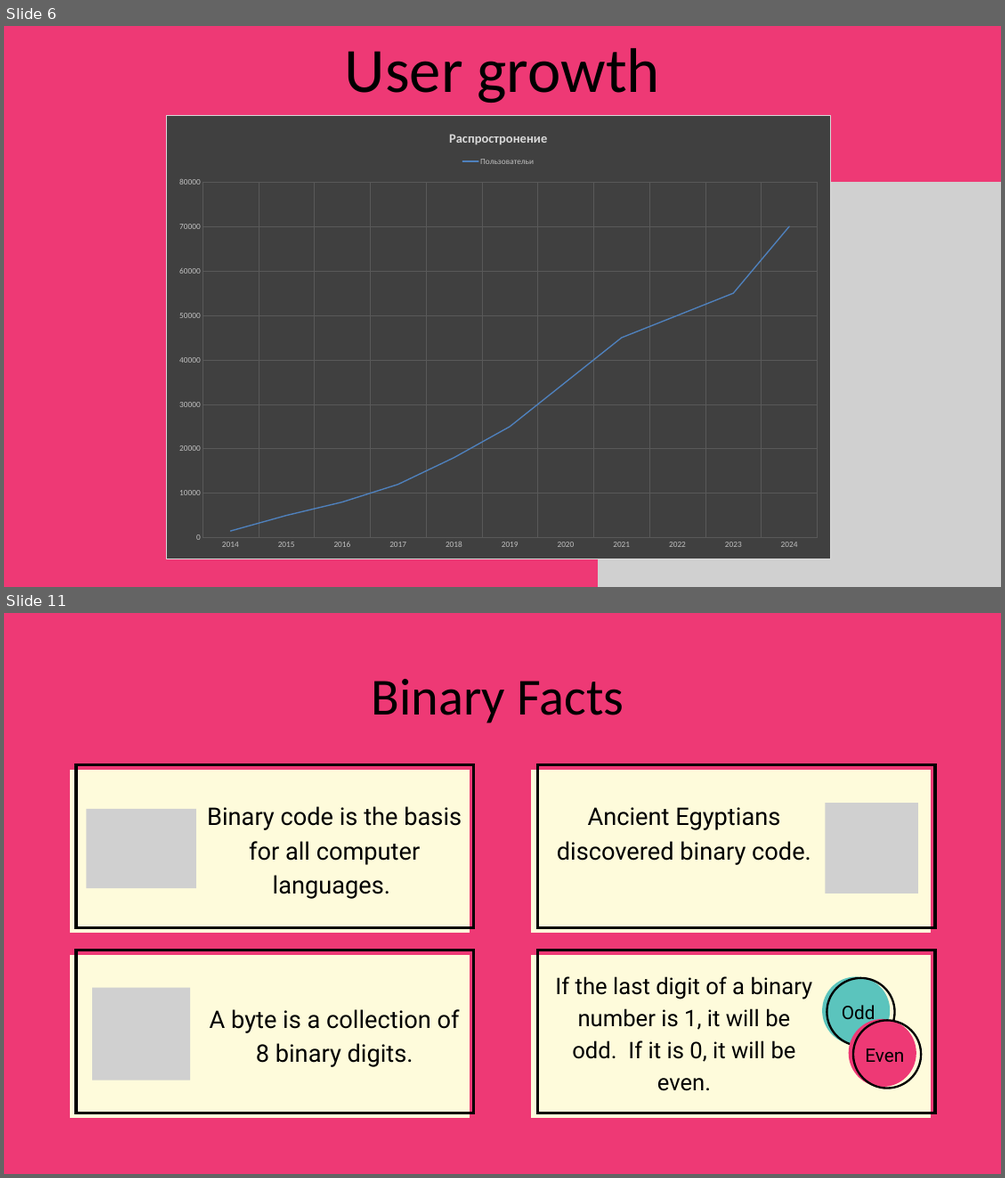
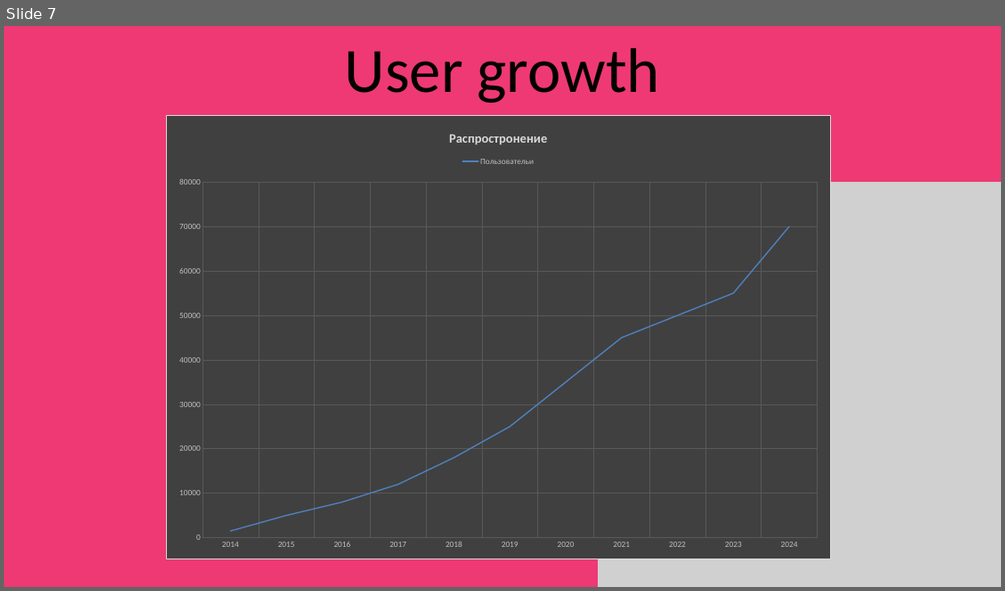
Before and after one commit to NotKiroma/Praktika, a slide deck: Praktika IKT/Day 8.pptx. Shown one above the other, each under a label of ours: slides 6 and 11 before the commit, slide 7 after it; the slides between them are not shown. The pictures are 1005x1178 and 1005x591 pixels, drawn with LibreOffice and Linux fonts; fonts in the diff are those of the drawing; grey boxes stand for pictures. Boxes give left, top, right and bottom in pixels: in the first picture for what was removed or moved away, otherwise in the second. Text is boxed around its words. In the diff, an @@ line names an element or a change of style, - is before the commit and + after.

```diff
--- a/Praktika IKT/Day 8.pptx
+++ b/Praktika IKT/Day 8.pptx
@@ slide 11 removed at (4,613,1001,1174), background #EE3975 @@
@@ text removed at (372,679,623,723) @@
-Binary Facts
@@ freeform shape removed at (70,769,469,932) @@
@@ freeform shape removed at (76,764,474,927) @@
@@ freeform shape removed at (531,769,930,932) @@
@@ freeform shape removed at (537,764,935,927) @@
@@ picture removed at (86,809,196,888) @@
@@ text removed at (207,806,461,899) @@
-Binary code is the basis for all computer languages.
@@ text removed at (557,807,811,865) @@
-Ancient Egyptians discovered binary code.
@@ picture removed at (825,803,918,893) @@
@@ freeform shape removed at (70,955,469,1118) @@
@@ freeform shape removed at (76,950,474,1113) @@
@@ freeform shape removed at (531,955,930,1118) @@
@@ freeform shape removed at (537,950,935,1113) @@
@@ text removed at (555,976,813,1091) @@
-If the last digit of a binary number is 1, it will be odd. If it is 0, it will be even.
@@ freeform shape removed at (822,976,890,1044) @@
@@ freeform shape removed at (827,978,895,1046) @@
@@ picture removed at (92,988,190,1080) @@
@@ text removed at (210,1009,460,1067) @@
-A byte is a collection of 8 binary digits.
@@ text removed at (841,1005,875,1024) @@
-Odd
@@ freeform shape removed at (849,1019,916,1086) @@
@@ freeform shape removed at (853,1021,921,1088) @@
@@ text removed at (865,1048,904,1062) @@
-Even
@@ what was slide 6 is now slide 7 @@
```
Also in this commit, not shown: 2 slides changed, 2 slides added, 2 other slides removed, 2 other files.
